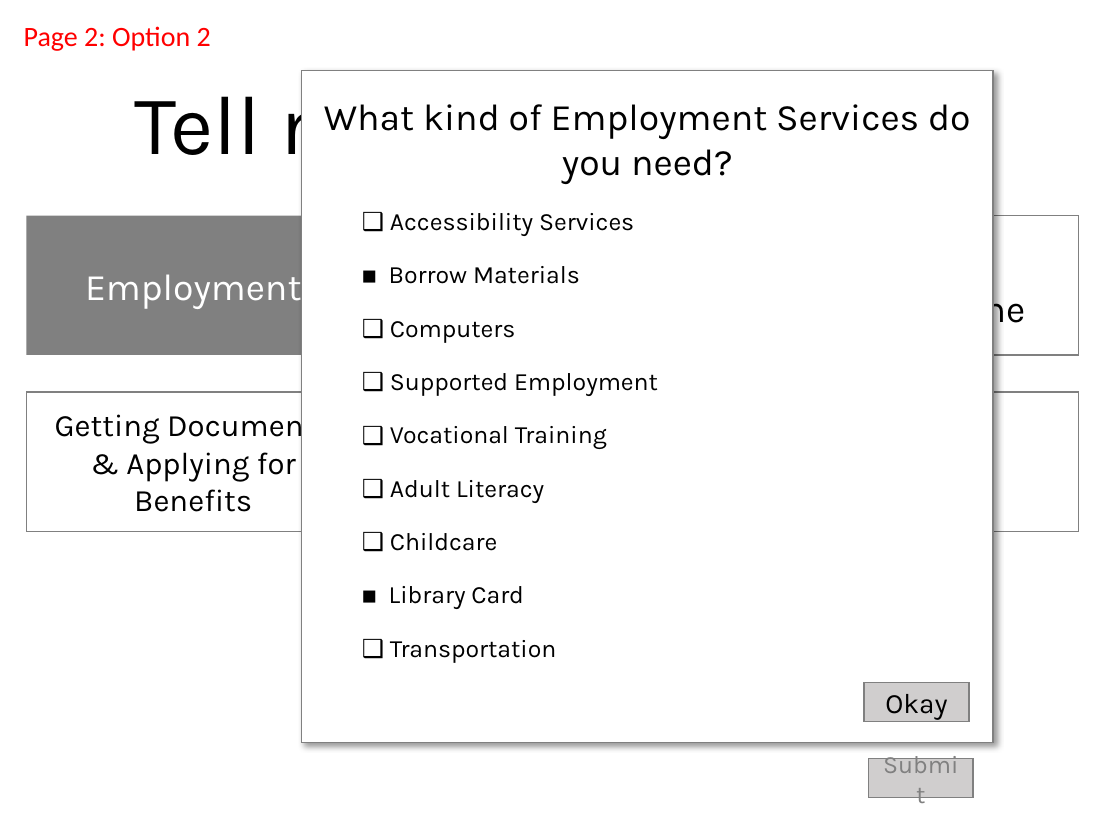
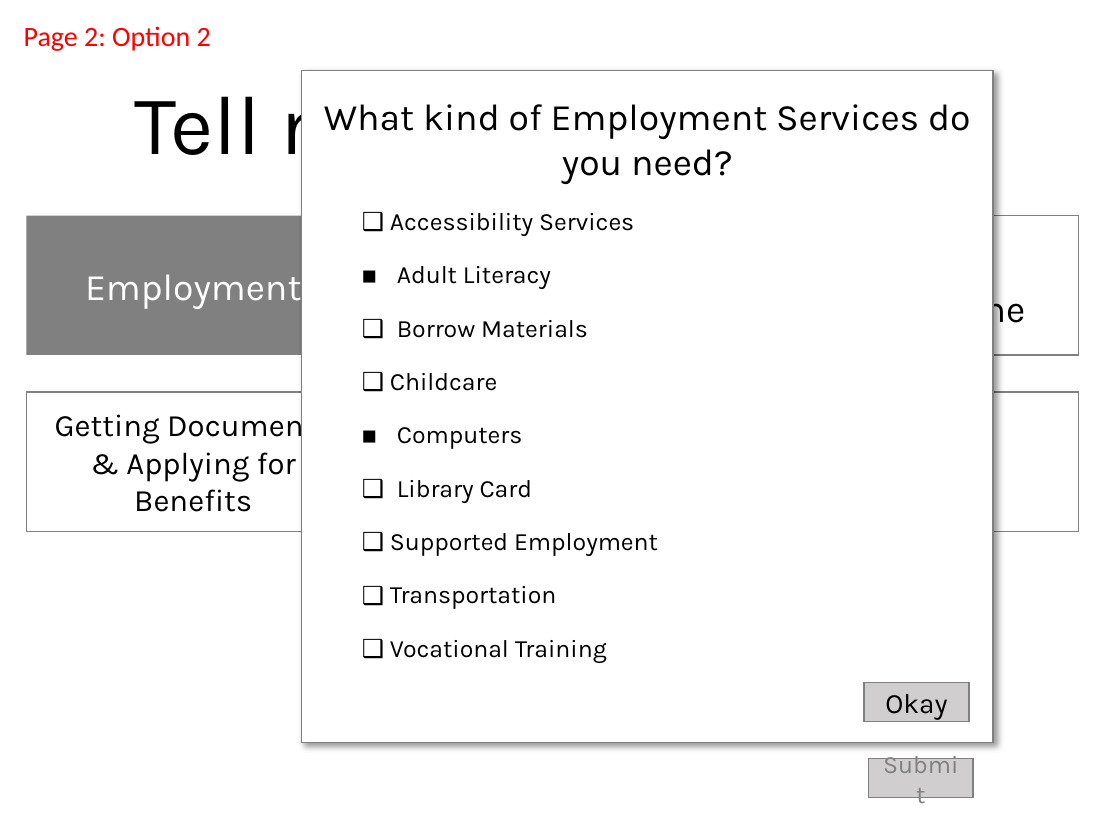
Before and after one commit to DataKind-DC/homelessness-service-navigator, a slide deck: slide 7 of docs/Homeless Services Navigator Mockup.pptx. Drawn at 1120x840 pixels with LibreOffice and Linux fonts; fonts in the diff are those of the drawing. Boxes give left, top, right and bottom in pixels: in the first picture for what was removed or moved away, otherwise in the second. Text is boxed around its words. In the diff, an @@ line names an element or a change of style, - is before the commit and + after.

```diff
--- a/docs/Homeless Services Navigator Mockup.pptx
+++ b/docs/Homeless Services Navigator Mockup.pptx
@@ table at [356,202,745,682] @@
+row 2: Adult Literacy
+row 4: Childcare
+row 6: Library Card
+row 8: Transportation
-row 6: Adult Literacy
-row 7: Childcare
-row 8: Library Card
-row 9: Transportation
```
Also in this commit, not shown: 3 other slides changed, 1 slide added, 1 slide removed, 1 other file.
